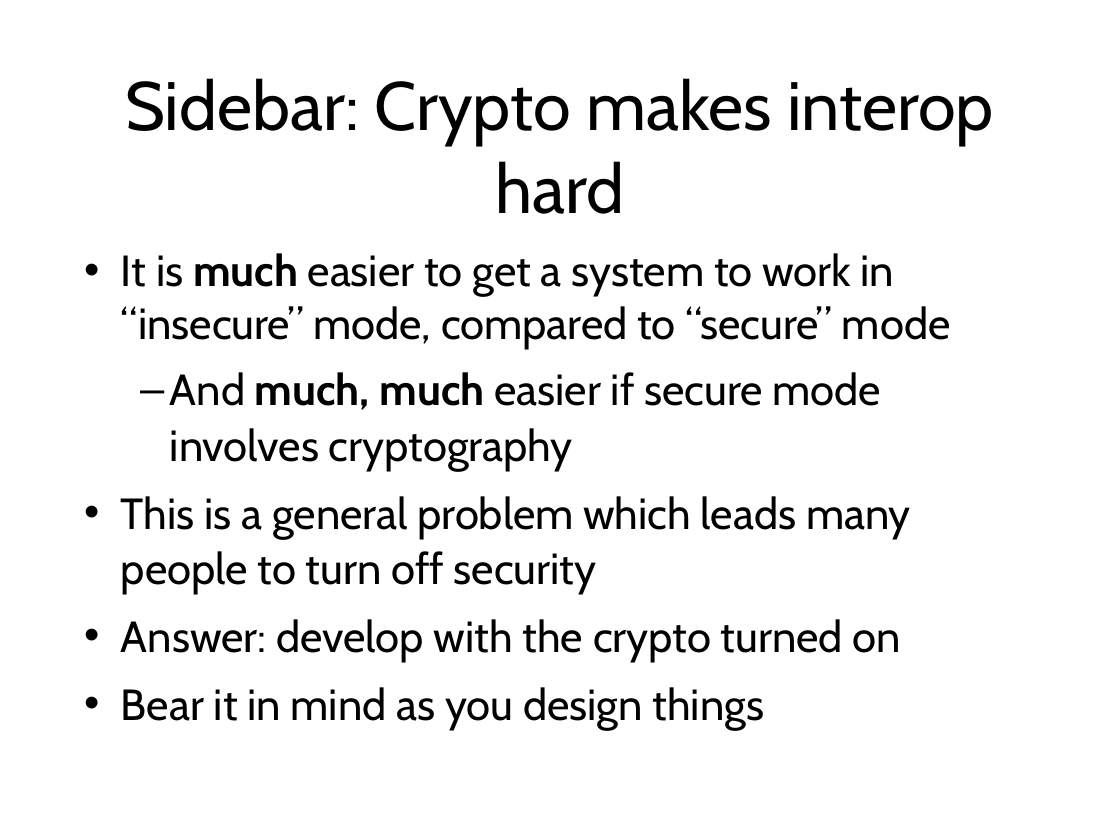
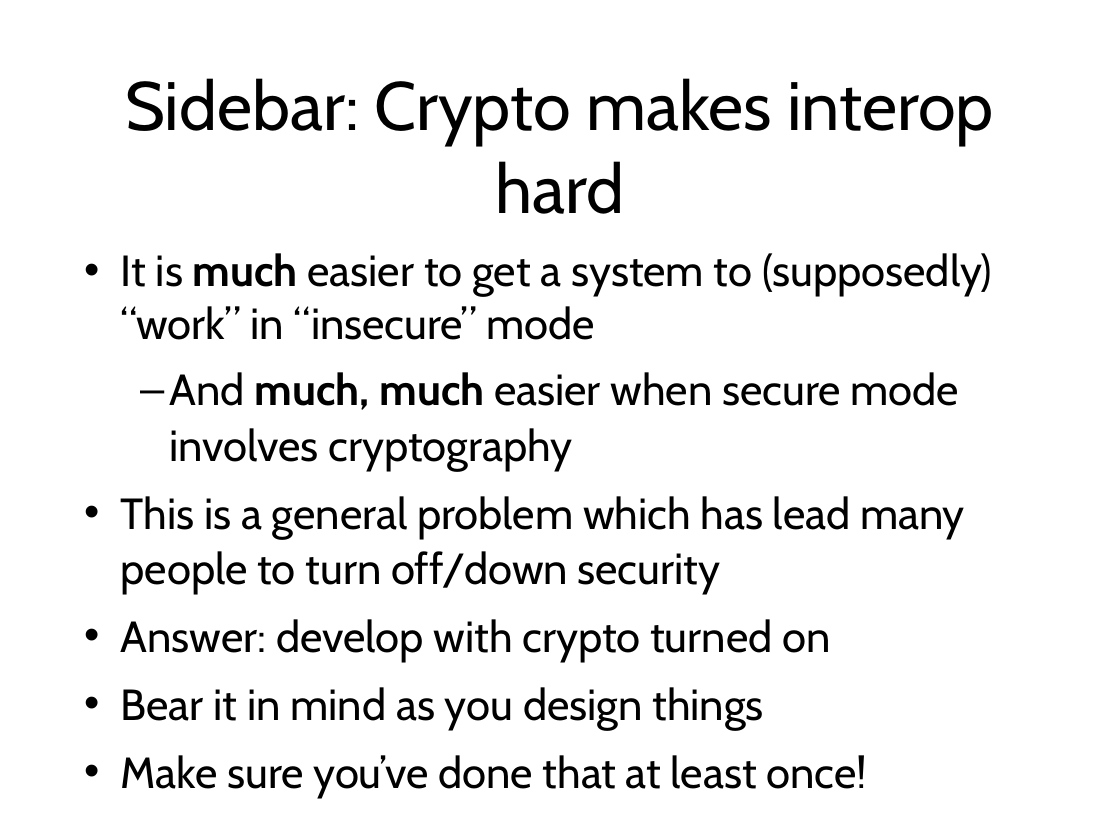
Before and after one commit to sftcd/cs7053, a slide deck: slide 23 of 2016lectures/02-concepts.ppt (slide 22 before the commit). Drawn at 1120x840 pixels with LibreOffice and Linux fonts; fonts in the diff are those of the drawing. Boxes give left, top, right and bottom in pixels: in the first picture for what was removed or moved away, otherwise in the second. Text is boxed around its words. In the diff, an @@ line names an element or a change of style, - is before the commit and + after.

```diff
--- a/2016lectures/02-concepts.ppt
+++ b/2016lectures/02-concepts.ppt
@@ text at bbox=[121, 253, 992, 662]: text changed @@
-• It is much easier to get a system to work in “insecure” mode, compared to “secure” mode
-  – And much, much easier if secure mode involves cryptography
-• This is a general problem which leads many people to turn off security
-• Answer: develop with the crypto turned on
+• It is much easier to get a system to (supposedly) “work” in “insecure” mode
+  – And much, much easier when secure mode involves cryptography
+• This is a general problem which has lead many people to turn off/down security
+• Answer: develop with crypto turned on
@@ text at bbox=[121, 755, 868, 798]: paragraph added @@
+• Make sure you’ve done that at least once!
```
Also in this commit, not shown: 26 other slides changed, 2 slides added, 3 other files.
